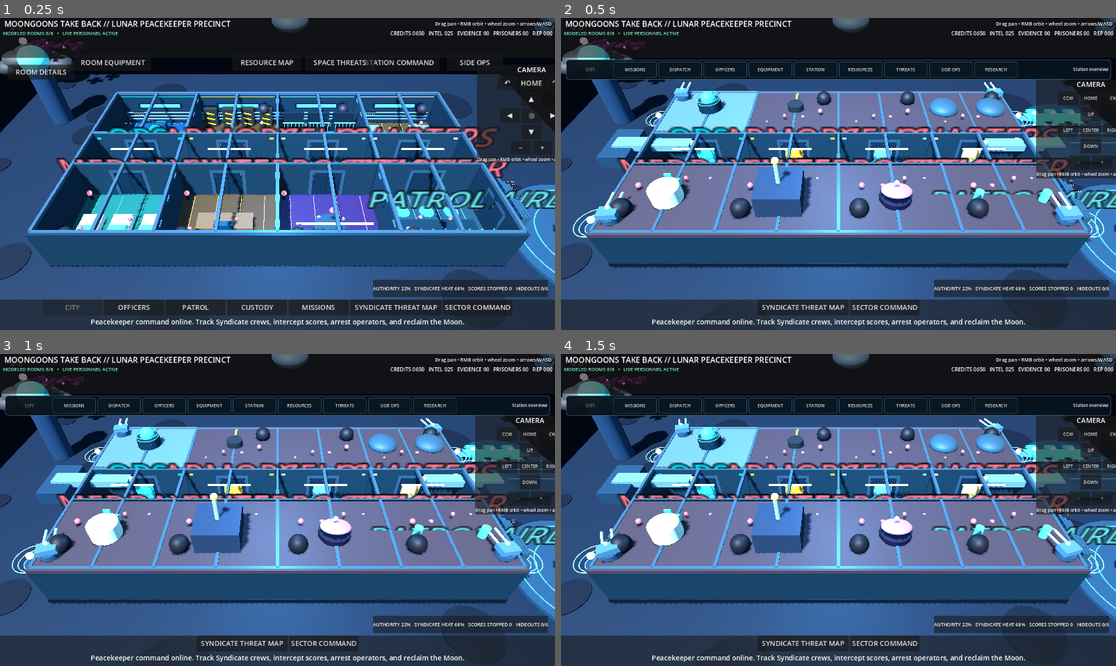
Above: before the commit, frames 1-4 (two rows, left to right).
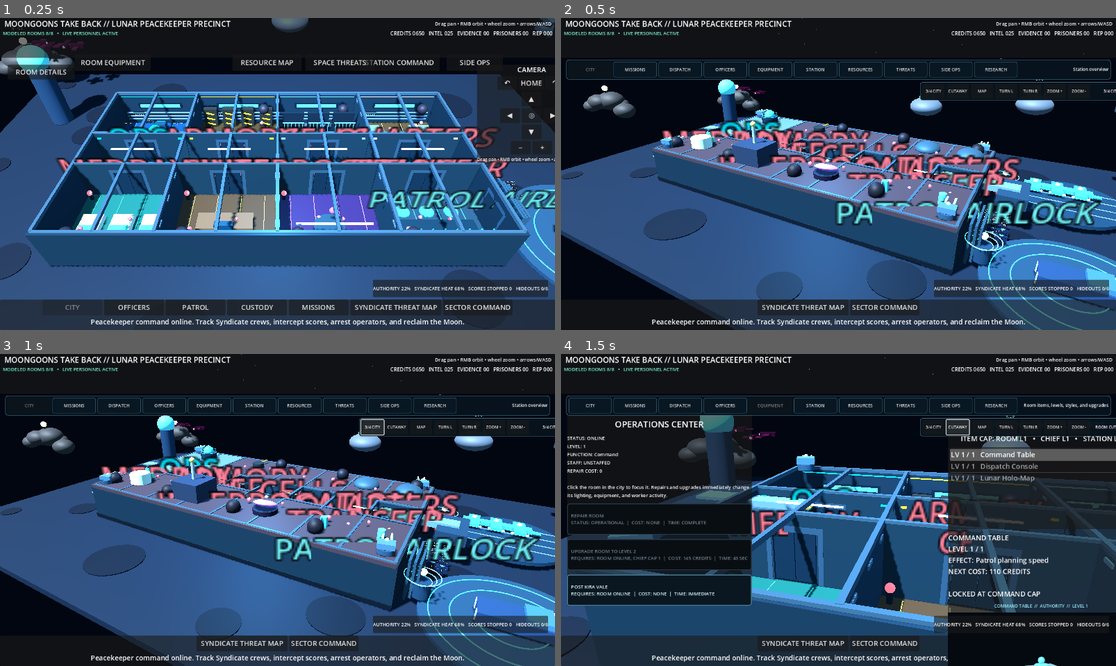
Above: after the commit, the same moments.

Repository: POTD725/MoonGoons-Take-Back
Game: Godot game, scene res://scenes/LivingPrecinct.tscn
Two runs of this game, one before a commit and one after it. Both use one fixed random seed, a clock stepped at 60 frames per second and the inputs below.
Inputs (mouse positions are in pixels of both pictures, inside the frame that each line leads up to):
- Up to frame 1 (0.25 s): no input
- Up to frame 2 (0.5 s): no input
- Up to frame 3 (1 s): click (371, 425) at 0.5 s, where only the run after the commit has a clickable "3/4 CITY"
- Up to frame 4 (1.5 s): click (955, 425) at 1.25 s, where only the run after the commit has a clickable "CUTAWAY"

Frame 1 is identical in both runs. In frame 2, 62% of the frame differs, in the area x 0-100%, y 0-100%; in frame 3, 62%; in frame 4, 68%.

Commit message:
Make the precinct a three-quarter 2D/3D hybrid
Lower the default camera, add 3/4 City and Room Cutaway modes, keep overhead as an optional map, and project the browser city with real foreground and background depth.

Diff:
--- a/scenes/LivingPrecinct.tscn
+++ b/scenes/LivingPrecinct.tscn
@@ -13,7 +13,7 @@
 [ext_resource type="Script" path="res://scripts/progression_ui_bootstrap.gd" id="11_bootstrap"]
 [ext_resource type="Script" path="res://scripts/resource_harvesting_layer.gd" id="12_resources"]
 [ext_resource type="Script" path="res://scripts/space_syndicate_threats_ui.gd" id="13_threats"]
-[ext_resource type="Script" path="res://scripts/living_precinct_web_backdrop.gd" id="14_web_backdrop"]
+[ext_resource type="Script" path="res://scripts/living_precinct_web_hybrid_view.gd" id="14_web_backdrop"]
 [ext_resource type="Script" path="res://scripts/living_precinct_web_layout_fix.gd" id="15_web_layout"]
 [ext_resource type="Script" path="res://scripts/precinct_compact_action_cards.gd" id="16_action_cards"]
 [ext_resource type="Script" path="res://scripts/precinct_compact_command_ribbon.gd" id="17_command_ribbon"]
@@ -21,6 +21,7 @@
 [ext_resource type="Script" path="res://scripts/precinct_equipment_visual_controller.gd" id="19_visual_controller"]
 [ext_resource type="Script" path="res://scripts/precinct_exterior_city_visuals.gd" id="20_exterior_city"]
 [ext_resource type="Script" path="res://scripts/precinct_equipment_preview.gd" id="21_equipment_preview"]
+[ext_resource type="Script" path="res://scripts/precinct_hybrid_camera_controller.gd" id="22_hybrid_camera"]
 
 [node name="LivingMoonGoonsPrecinct" type="Node3D"]
 script = ExtResource("1_living")
@@ -95,3 +96,6 @@
 
 [node name="EquipmentPreview" type="Node" parent="."]
 script = ExtResource("21_equipment_preview")
+
+[node name="HybridCameraController" type="Node" parent="."]
+script = ExtResource("22_hybrid_camera")
--- /dev/null
+++ b/scripts/living_precinct_web_hybrid_view.gd
@@ -0,0 +1,116 @@
+extends "res://scripts/living_precinct_web_backdrop.gd"
+## Perspective browser renderer for the 2D/3D hybrid precinct.
+## Rear buildings are smaller and higher; front buildings are larger with visible facades.
+
+const HYBRID_WORLD_POSITIONS: Dictionary = {
+	"ops": Vector2(-14.25, -7.2),
+	"armory": Vector2(-4.75, -7.2),
+	"cells": Vector2(4.75, -7.2),
+	"quarters": Vector2(14.25, -7.2),
+	"medbay": Vector2(-14.25, 7.2),
+	"chief": Vector2(-4.75, 7.2),
+	"interrogation": Vector2(4.75, 7.2),
+	"transfer": Vector2(14.25, 7.2)
+}
+
+func _draw_city(viewport_size: Vector2) -> void:
+	room_rects.clear()
+	var camera: Dictionary = _camera_values()
+	var distance: float = maxf(12.0, float(camera.get("distance", 40.0)))
+	var target: Vector3 = camera.get("target", Vector3.ZERO) as Vector3
+	var yaw: float = float(camera.get("yaw", 0.52))
+	var pitch: float = float(camera.get("pitch", -0.43))
+	var zoom: float = clampf(40.0 / distance, 0.68, 1.38)
+	var command: String = "city"
+	if precinct != null:
+		var ribbon: Node = precinct.get_node_or_null("CompactCommandRibbon")
+		if ribbon != null:
+			command = String(ribbon.get("active_command"))
+	var right_margin: float = 450.0 if command != "city" else 34.0
+	var available_width: float = maxf(720.0, viewport_size.x - right_margin - 32.0)
+	var center_x: float = 16.0 + available_width * 0.5
+	var center_y: float = viewport_size.y * 0.53
+	var world_scale: float = clampf(available_width / 47.0, 17.0, 29.0) * zoom
+	var depth_scale: float = clampf(0.55 + absf(pitch) * 0.55, 0.68, 1.0)
+	var projected: Array[Dictionary] = []
+	for room_id: String in ROOM_ORDER:
+		var world: Vector2 = HYBRID_WORLD_POSITIONS[room_id] as Vector2
+		var relative := Vector2(world.x - target.x, world.y - target.z)
+		var rotated_x: float = relative.x * cos(yaw) - relative.y * sin(yaw)
+		var rotated_z: float = relative.x * sin(yaw) + relative.y * cos(yaw)
+		var perspective: float = clampf(1.0 + rotated_z * 0.018, 0.76, 1.20)
+		var screen_x: float = center_x + rotated_x * world_scale
+		var screen_y: float = center_y + rotated_z * world_scale * depth_scale * 0.55
+		var width: float = 8.75 * world_scale * perspective
+		var height: float = 5.85 * world_scale * perspective
+		projected.append({
+			"id": room_id,
+			"depth": rotated_z,
+			"rect": Rect2(screen_x - width * 0.5, screen_y - height * 0.72, width, height),
+			"front": rotated_z >= 0.0
+		})
+	projected.sort_custom(func(a: Dictionary, b: Dictionary) -> bool: return float(a.depth) < float(b.depth))
+	_draw_projected_corridors(projected)
+	for entry: Dictionary in projected:
+		var room_id: String = String(entry.id)
+		var rect: Rect2 = entry.rect as Rect2
+		room_rects[room_id] = rect.grow(5.0)
+		_draw_building(room_id, rect, bool(entry.front))
+	var title_rect := Rect2(center_x - 220.0, 152.0, 440.0, 32.0)
+	_draw_panel(title_rect, Color(0.02, 0.12, 0.18, 0.96), Color("#73E9FF"), 2.0)
+	draw_string(ThemeDB.fallback_font, title_rect.position + Vector2(8.0, 22.0), "PEACEKEEPER PRECINCT // 2D + 3D THREE-QUARTER CITY", HORIZONTAL_ALIGNMENT_CENTER, title_rect.size.x - 16.0, 13, Color("#E8F8FF"))
+
+func _draw_projected_corridors(projected: Array[Dictionary]) -> void:
+	if projected.size() < 8:
+		return
+	var by_id: Dictionary = {}
+	for entry: Dictionary in projected:
+		by_id[String(entry.id)] = entry
+	for column: int in range(4):
+		var back_id: String = ROOM_ORDER[column]
+		var front_id: String = ROOM_ORDER[column + 4]
+		var back_rect: Rect2 = (by_id[back_id] as Dictionary).rect as Rect2
+		var front_rect: Rect2 = (by_id[front_id] as Dictionary).rect as Rect2
+		var start := Vector2(back_rect.get_center().x, back_rect.end.y - 10.0)
+		var finish := Vector2(front_rect.get_center().x, front_rect.position.y + 12.0)
+		draw_line(start, finish, Color("#315C72"), 22.0)
+		draw_line(start, finish, Color("#67E7FF", 0.58), 3.0)
+	var back_left: Rect2 = (by_id["ops"] as Dictionary).rect as Rect2
+	var back_right: Rect2 = (by_id["quarters"] as Dictionary).rect as Rect2
+	var front_left: Rect2 = (by_id["medbay"] as Dictionary).rect as Rect2
+	var front_right: Rect2 = (by_id["transfer"] as Dictionary).rect as Rect2
+	draw_line(Vector2(back_left.get_center().x, back_left.end.y - 8.0), Vector2(back_right.get_center().x, back_right.end.y - 8.0), Color("#315C72"), 20.0)
+	draw_line(Vector2(front_left.get_center().x, front_left.position.y + 10.0), Vector2(front_right.get_center().x, front_right.position.y + 10.0), Color("#315C72"), 22.0)
+
+func _draw_personnel(viewport_size: Vector2) -> void:
+	var camera: Dictionary = _camera_values()
+	var distance: float = maxf(12.0, float(camera.get("distance", 40.0)))
+	var target: Vector3 = camera.get("target", Vector3.ZERO) as Vector3
+	var yaw: float = float(camera.get("yaw", 0.52))
+	var pitch: float = float(camera.get("pitch", -0.43))
+	var zoom: float = clampf(40.0 / distance, 0.68, 1.38)
+	var command: String = "city"
+	if precinct != null:
+		var ribbon: Node = precinct.get_node_or_null("CompactCommandRibbon")
+		if ribbon != null:
+			command = String(ribbon.get("active_command"))
+	var right_margin: float = 450.0 if command != "city" else 34.0
+	var available_width: float = maxf(720.0, viewport_size.x - right_margin - 32.0)
+	var center_x: float = 16.0 + available_width * 0.5
+	var center_y: float = viewport_size.y * 0.53
+	var world_scale: float = clampf(available_width / 47.0, 17.0, 29.0) * zoom
+	var depth_scale: float = clampf(0.55 + absf(pitch) * 0.55, 0.68, 1.0)
+	var roster_count: int = maxi(8, PrecinctState.officers.size() + 4)
+	for index: int in range(roster_count):
+		var progress: float = fmod(animation_clock * (0.07 + float(index % 5) * 0.012) + float(index) * 0.13, 1.0)
+		var world_x: float = lerpf(-17.0, 17.0, progress)
+		var world_z: float = -0.9 + float(index % 3) * 0.9
+		var relative := Vector2(world_x - target.x, world_z - target.z)
+		var rotated_x: float = relative.x * cos(yaw) - relative.y * sin(yaw)
+		var rotated_z: float = relative.x * sin(yaw) + relative.y * cos(yaw)
+		var perspective: float = clampf(1.0 + rotated_z * 0.018, 0.76, 1.20)
+		var screen := Vector2(center_x + rotated_x * world_scale, center_y + rotated_z * world_scale * depth_scale * 0.55)
+		var body_color: Color = Color("#75E8FF") if index < PrecinctState.officers.size() else Color("#FFD16F")
+		draw_circle(screen, 4.4 * perspective, Color(0.02, 0.05, 0.08, 0.92))
+		draw_circle(screen + Vector2(0.0, -2.0 * perspective), 2.8 * perspective, body_color)
+		draw_line(screen + Vector2(-3.0, 5.0) * perspective, screen + Vector2(3.0, 5.0) * perspective, Color(body_color, 0.58), 2.0 * perspective)
--- /dev/null
+++ b/scripts/precinct_hybrid_camera_controller.gd
@@ -0,0 +1,177 @@
+extends Node
+## Makes the precinct a 2D/3D hybrid instead of a straight-down strategy map.
+## Three-quarter city is the default. Cutaway and tactical views remain optional.
+
+var precinct: Node
+var bridge: Node
+var layer: CanvasLayer
+var mode_label: Label
+var current_mode: String = "three_quarter"
+
+const THREE_QUARTER := {
+	"target": Vector3(2.5, 0.8, 0.6),
+	"distance": 40.0,
+	"yaw": 0.52,
+	"pitch": -0.43
+}
+const CUTAWAY := {
+	"distance": 25.0,
+	"yaw": 0.28,
+	"pitch": -0.34
+}
+const TACTICAL := {
+	"target": Vector3(2.5, 0.0, 0.0),
+	"distance": 46.0,
+	"yaw": 0.0,
+	"pitch": -1.05
+}
+
+func _ready() -> void:
+	precinct = get_parent()
+	call_deferred("_initialize")
+
+func _initialize() -> void:
+	for _frame: int in range(20):
+		await get_tree().process_frame
+	if precinct == null:
+		return
+	bridge = precinct.get_node_or_null("CameraInputBridge")
+	_hide_old_camera_box()
+	_build_view_controls()
+	set_three_quarter_view()
+
+func set_three_quarter_view() -> void:
+	current_mode = "three_quarter"
+	_apply_view(THREE_QUARTER)
+	_set_exterior_visible(true)
+	_set_ribbon_mode("city")
+	_update_label("3/4 CITY")
+
+func set_cutaway_view() -> void:
+	current_mode = "cutaway"
+	var target: Vector3 = Vector3.ZERO
+	var selected_id: String = String(precinct.get("selected_room_id"))
+	var rooms_value: Variant = precinct.get("room_nodes")
+	if rooms_value is Dictionary:
+		var room: Node3D = (rooms_value as Dictionary).get(selected_id) as Node3D
+		if room != null:
+			target = room.position + Vector3(0.0, 0.8, 0.0)
+	precinct.set("camera_target", target)
+	precinct.set("camera_distance", float(CUTAWAY.distance))
+	precinct.set("camera_yaw", float(CUTAWAY.yaw))
+	precinct.set("camera_pitch", float(CUTAWAY.pitch))
+	_set_exterior_visible(false)
+	_set_ribbon_mode("equipment")
+	_update_label("ROOM CUTAWAY")
+
+func set_tactical_view() -> void:
+	current_mode = "tactical"
+	_apply_view(TACTICAL)
+	_set_exterior_visible(true)
+	_set_ribbon_mode("city")
+	_update_label("TACTICAL MAP")
+
+func rotate_left() -> void:
+	precinct.set("camera_yaw", float(precinct.get("camera_yaw")) - 0.18)
+	_update_label(_mode_name())
+
+func rotate_right() -> void:
+	precinct.set("camera_yaw", float(precinct.get("camera_yaw")) + 0.18)
+	_update_label(_mode_name())
+
+func zoom_in() -> void:
+	precinct.set("camera_distance", clampf(float(precinct.get("camera_distance")) - 3.0, 16.0, 58.0))
+
+func zoom_out() -> void:
+	precinct.set("camera_distance", clampf(float(precinct.get("camera_distance")) + 3.0, 16.0, 58.0))
+
+func _apply_view(data: Dictionary) -> void:
+	precinct.set("camera_target", data.get("target", Vector3.ZERO))
+	precinct.set("camera_distance", float(data.get("distance", 40.0)))
+	precinct.set("camera_yaw", float(data.get("yaw", 0.52)))
+	precinct.set("camera_pitch", float(data.get("pitch", -0.43)))
+
+func _set_exterior_visible(show: bool) -> void:
+	var exterior_controller: Node = precinct.get_node_or_null("ExteriorCityVisuals")
+	if exterior_controller == null:
+		return
+	var exterior_value: Variant = exterior_controller.get("exterior_root")
+	if exterior_value is Node3D:
+		(exterior_value as Node3D).visible = show
+
+func _set_ribbon_mode(mode: String) -> void:
+	var ribbon: Node = precinct.get_node_or_null("CompactCommandRibbon")
+	if ribbon != null and ribbon.has_method("_activate"):
+		ribbon.call("_activate", mode)
+
+func _hide_old_camera_box() -> void:
+	if bridge == null:
+		return
+	var controls_value: Variant = bridge.get("controls_layer")
+	if controls_value is CanvasLayer:
+		(controls_value as CanvasLayer).visible = false
+
+func _build_view_controls() -> void:
+	layer = CanvasLayer.new()
+	layer.name = "HybridViewControlsLayer"
+	layer.layer = 74
+	precinct.add_child(layer)
+	var panel := PanelContainer.new()
+	panel.name = "HybridViewControls"
+	panel.set_anchors_preset(Control.PRESET_TOP_RIGHT)
+	panel.offset_left = -452.0
+	panel.offset_top = 148.0
+	panel.offset_right = -14.0
+	panel.offset_bottom = 190.0
+	panel.add_theme_stylebox_override("panel", _panel_style())
+	layer.add_child(panel)
+	var row := HBoxContainer.new()
+	row.add_theme_constant_override("separation", 4)
+	panel.add_child(row)
+	row.add_child(_button("3/4 CITY", set_three_quarter_view, "Default 2D/3D city angle"))
+	row.add_child(_button("CUTAWAY", set_cutaway_view, "Open the selected room interior"))
+	row.add_child(_button("MAP", set_tactical_view, "Optional overhead tactical view"))
+	row.add_child(_button("TURN L", rotate_left, "Rotate city left"))
+	row.add_child(_button("TURN R", rotate_right, "Rotate city right"))
+	row.add_child(_button("ZOOM +", zoom_in, "Move camera closer"))
+	row.add_child(_button("ZOOM -", zoom_out, "Move camera farther away"))
+	mode_label = Label.new()
+	mode_label.custom_minimum_size = Vector2(88.0, 30.0)
+	mode_label.horizontal_alignment = HORIZONTAL_ALIGNMENT_CENTER
+	mode_label.vertical_alignment = VERTICAL_ALIGNMENT_CENTER
+	mode_label.add_theme_font_size_override("font_size", 9)
+	row.add_child(mode_label)
+
+func _button(text_value: String, callback: Callable, tooltip: String) -> Button:
+	var button := Button.new()
+	button.text = text_value
+	button.tooltip_text = tooltip
+	button.custom_minimum_size = Vector2(52.0, 30.0)
+	button.add_theme_font_size_override("font_size", 9)
+	button.pressed.connect(callback)
+	return button
+
+func _update_label(value: String) -> void:
+	if mode_label != null:
+		mode_label.text = value
+
+func _mode_name() -> String:
+	match current_mode:
+		"cutaway": return "ROOM CUTAWAY"
+		"tactical": return "TACTICAL MAP"
+	return "3/4 CITY"
+
+func _panel_style() -> StyleBoxFlat:
+	var style := StyleBoxFlat.new()
+	style.bg_color = Color("07131D", 0.96)
+	style.border_color = Color("47758A")
+	style.set_border_width_all(1)
+	style.corner_radius_top_left = 5
+	style.corner_radius_top_right = 5
+	style.corner_radius_bottom_left = 5
+	style.corner_radius_bottom_right = 5
+	style.content_margin_left = 5.0
+	style.content_margin_right = 5.0
+	style.content_margin_top = 4.0
+	style.content_margin_bottom = 4.0
+	return style
Not shown: 1 places in scenes/LivingPrecinct.tscn that only renumber resources
